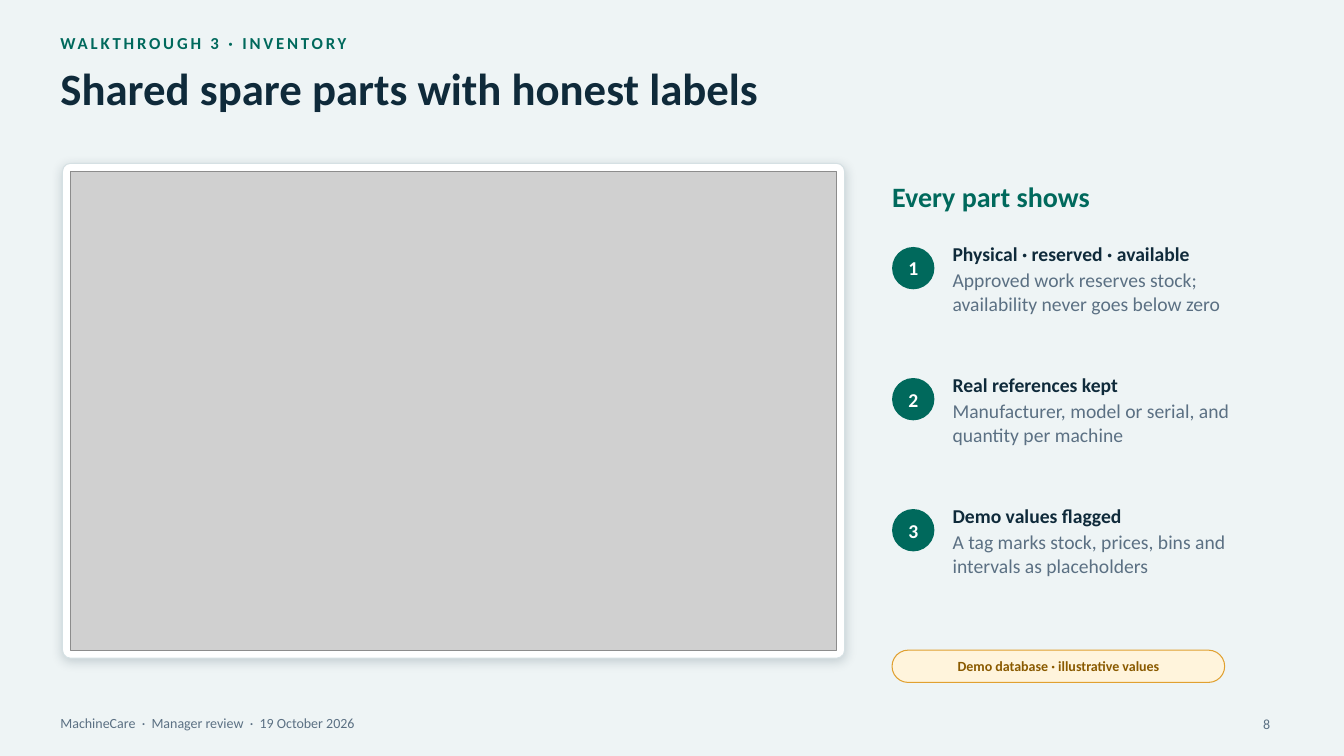
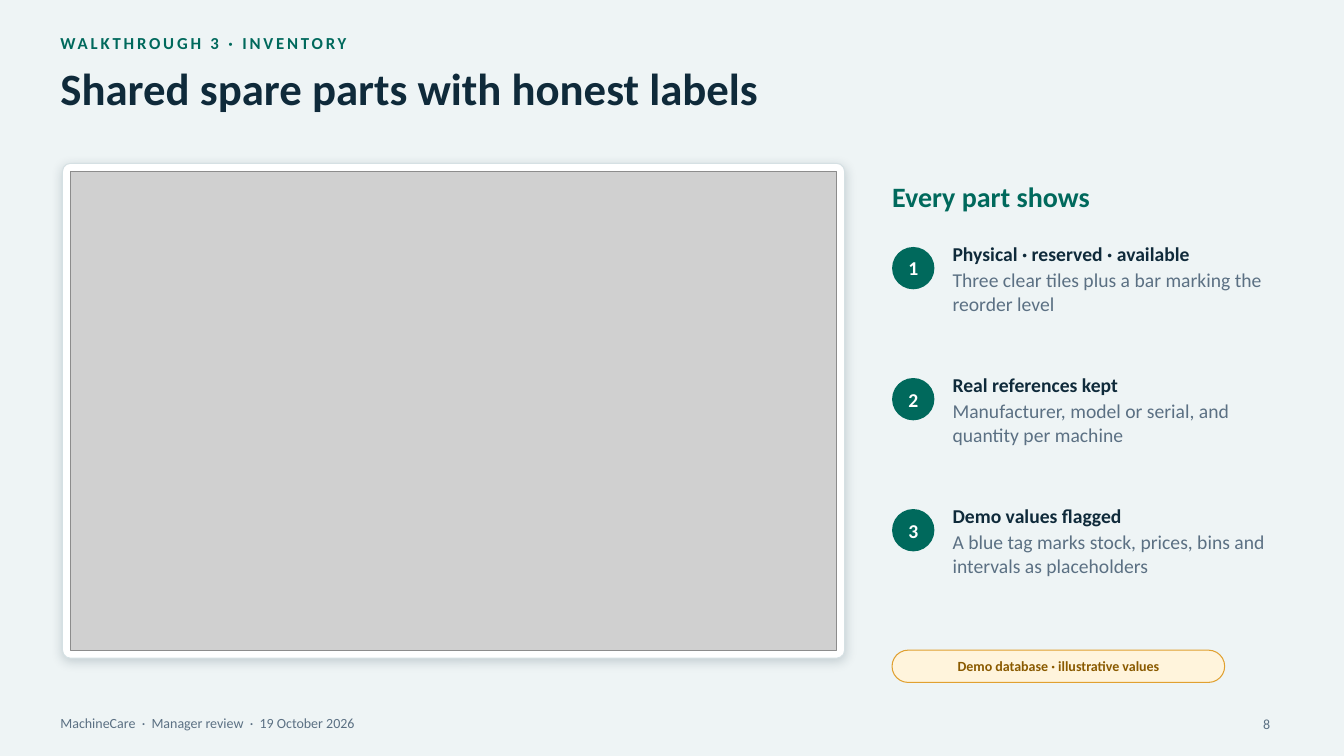
Before and after one commit to Marina-Safwat/MachineCare, a slide deck: slide 8 of docs/manager-presentation-2026-10-19/final/MachineCare_Manager_Review_Final.pptx. Drawn at 1344x756 pixels with LibreOffice and Linux fonts; fonts in the diff are those of the drawing; grey boxes stand for pictures. Boxes give left, top, right and bottom in pixels: in the first picture for what was removed or moved away, otherwise in the second. Text is boxed around its words. In the diff, an @@ line names an element or a change of style, - is before the commit and + after.

```diff
--- a/docs/manager-presentation-2026-10-19/final/MachineCare_Manager_Review_Final.pptx
+++ b/docs/manager-presentation-2026-10-19/final/MachineCare_Manager_Review_Final.pptx
@@ text at (x1=953, y1=273, x2=1262, y2=311): text changed @@
-Approved work reserves stock; availability never goes below zero
+Three clear tiles plus a bar marking the reorder level
@@ text at (x1=953, y1=535, x2=1264, y2=576): text changed @@
-A tag marks stock, prices, bins and intervals as placeholders
+A blue tag marks stock, prices, bins and intervals as placeholders
```
Also in this commit, not shown: 2 other slides changed, 16 other files.
